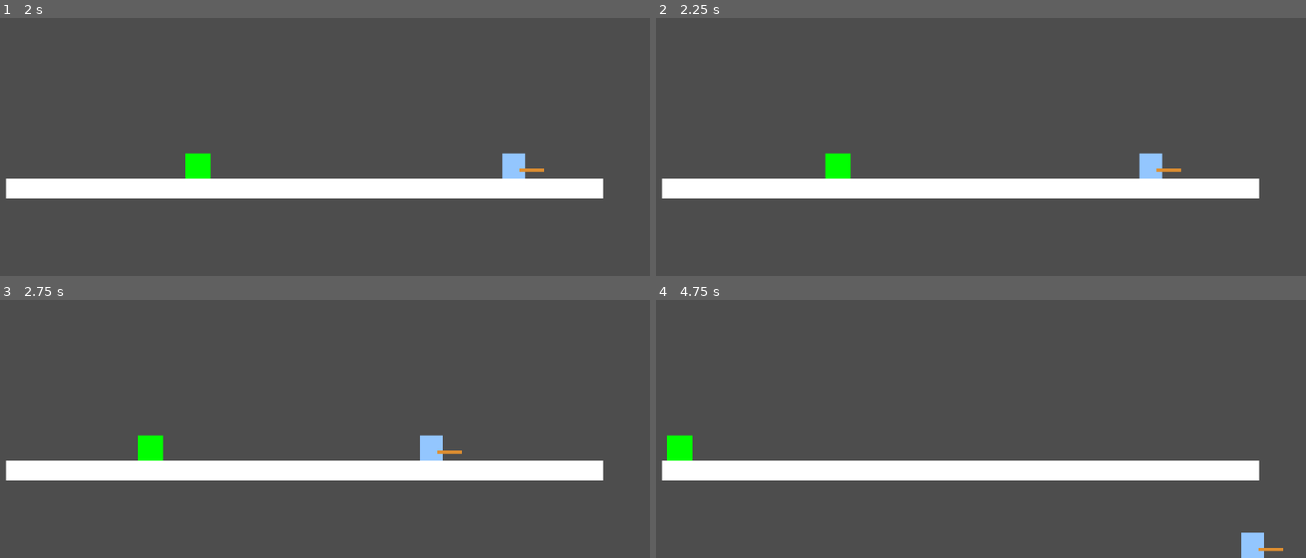
Above: before the commit, frames 1-4 (two rows, left to right).
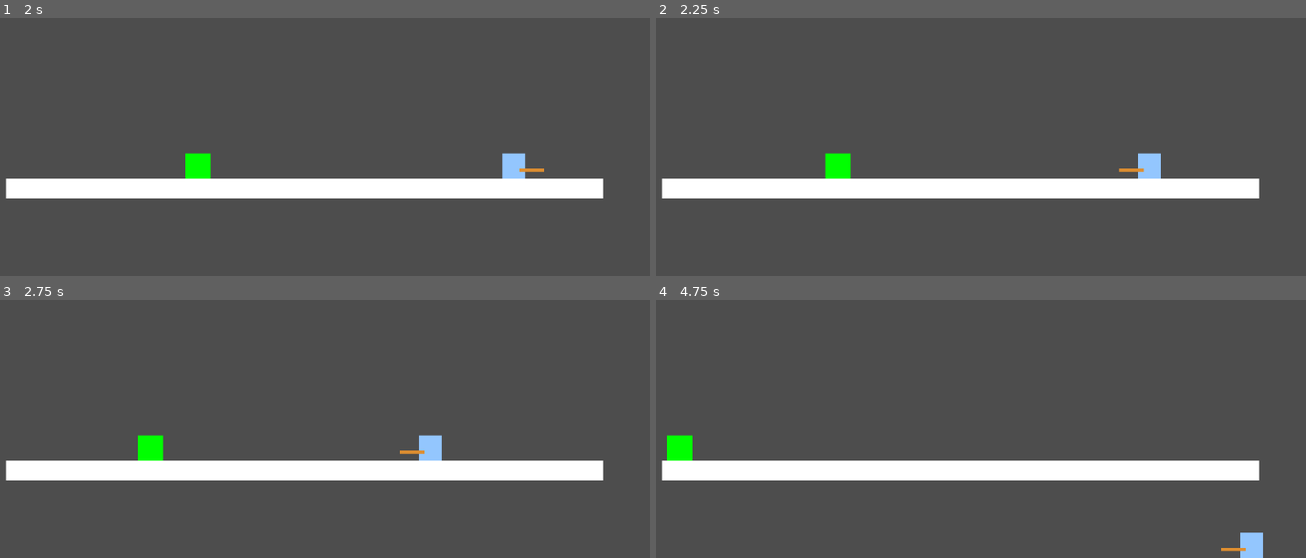
Above: after the commit, the same moments.

Repository: mlan225/NetherDeeper
Game: Godot game, scene res://scenes/dev_room.tscn
Two runs of this game, one before a commit and one after it. Both use one fixed random seed, a clock stepped at 60 frames per second and the inputs below.
Inputs:
- Up to frame 1 (2 s): hold D (right) from 0.53 s (still down); tap Space (jump) at 0.77, 1.52 s
- Up to frame 2 (2.25 s): release D (right) at 2.03 s; hold A (left) from 2.03 s (still down)
- Up to frame 3 (2.75 s): keep holding A (left)
- Up to frame 4 (4.75 s): release A (left) at 2.78 s; hold D (right) 2.78-4.28 s; tap Space (jump) at 3.02, 3.77, 4.52 s; hold A (left) from 4.28 s (still down)

Frame 1 is identical in both runs. In frame 2, 0.2% of the frame differs, in the area x 71-81%, y 52-63%; in frame 3, 0.1%; in frame 4, 0.1%.

Commit message:
[In progress] Create spawn manager and slime spawner
Starts slime spawn timer from spawn manager and log  a message each time timeout signal is reached

Diff:
--- a/components/enemy/enemy_hurtbox_component.gd
+++ b/components/enemy/enemy_hurtbox_component.gd
@@ -14,4 +14,5 @@
 
 func _on_hurt_area_entered(area: Area2D):
 	if area.is_in_group("player/hitbox"):
-		print("enemy hurtbox triggered!")
+		#TODO: Temp death mechanic, will replace with more functionality
+		enemy.queue_free()
--- /dev/null
+++ b/components/enemy/slime_spawner.gd
@@ -0,0 +1,39 @@
+class_name SlimeSpawner
+extends Node
+
+@export_category("Settings")
+@export_group("Enemy")
+@export var slime: PackedScene
+@export_group("SpawnBounds")
+@export var left_bound: Node2D
+@export var right_bound: Node2D
+@export_group("Spawner Settings")
+@export var max_spawn_count: int = 10
+@export var respawn_time: float = 0.9
+@export var current_spawn_count: int = 0
+@export var spawner_active: bool = false
+
+var slime_spawn_timer: Timer
+
+func _ready() -> void:
+	#Create timer
+	slime_spawn_timer = Timer.new()
+	slime_spawn_timer.name = "SlimeSpawnTimer"
+	add_child(slime_spawn_timer)
+
+	#configure timer
+	slime_spawn_timer.wait_time = 0.5
+	slime_spawn_timer.one_shot = false
+
+	#connect signal to a function
+	slime_spawn_timer.timeout.connect(_on_spawn_timer_timeout)
+
+func StartSpawner() -> void:
+	slime_spawn_timer.start()
+	spawner_active = true
+
+func StopSpawner() -> void:
+	slime_spawn_timer.stop()
+
+func _on_spawn_timer_timeout():
+	print("0.5 seconds passed! Restarting...")
--- /dev/null
+++ b/components/enemy/spawn_manager.gd
@@ -0,0 +1,13 @@
+class_name SpawnManagerComponent
+extends Node
+
+@export_category("Nodes")
+@export var slime_spawner: SlimeSpawner
+
+@export_subgroup("Settings")
+@export var max_enemy_count: int = 10
+@export var can_spawn_enemies = true
+
+func _process(delta: float) -> void:
+	if not slime_spawner.spawner_active:
+		slime_spawner.StartSpawner()
--- a/components/player/movement_component.gd
+++ b/components/player/movement_component.gd
@@ -3,6 +3,7 @@
 
 @export_subgroup("Nodes")
 @export var body: CharacterBody2D
+@export var body_container: Node2D
 @export_subgroup("Settings")
 @export var speed: float = 200.0
 
@@ -17,4 +18,9 @@
 		if input_direction == 1.0 or input_direction == -1.0:
 			_direction = input_direction
 
+		if(body.velocity.x < 0):
+			body_container.scale.x = -1
+		elif(body.velocity.x > 0):
+			body_container.scale.x = 1
+
 		body.velocity.x = _direction * speed
--- a/components/player/test_weapon.tscn
+++ b/components/player/test_weapon.tscn
@@ -3,7 +3,7 @@
 [ext_resource type="Script" uid="uid://ddjksoo7pswlc" path="res://components/player/player_weapon_hurtbox_component.gd" id="1_m1hkl"]
 
 [sub_resource type="RectangleShape2D" id="RectangleShape2D_i58ob"]
-size = Vector2(45, 9)
+size = Vector2(33, 9)
 
 [node name="TestWeapon" type="Node2D" unique_id=1837368558]
 
@@ -17,7 +17,7 @@
 collision_mask = 4
 
 [node name="CollisionShape2D" type="CollisionShape2D" parent="Hitbox" unique_id=980113327]
-position = Vector2(19.5, 2.5)
+position = Vector2(25.5, 2.5)
 shape = SubResource("RectangleShape2D_i58ob")
 
 [node name="PlayerWeaponHurtboxComponent" type="Node" parent="." unique_id=1014165921 node_paths=PackedStringArray("hitbox")]
--- a/player/test_player/player.tscn
+++ b/player/test_player/player.tscn
@@ -13,10 +13,21 @@
 collision_layer = 2
 script = ExtResource("1_uuyl5")
 
-[node name="ColorRect" type="ColorRect" parent="." unique_id=303779873]
-offset_right = 36.0
-offset_bottom = 40.0
+[node name="playerContainer" type="Node2D" parent="." unique_id=78327811]
+position = Vector2(17, 19)
+
+[node name="ColorRect" type="ColorRect" parent="playerContainer" unique_id=303779873]
+offset_left = -17.0
+offset_top = -19.0
+offset_right = 19.0
+offset_bottom = 21.0
 color = Color(0.57762194, 0.7774347, 0.9934501, 1)
+metadata/_edit_use_anchors_ = true
+
+[node name="WeaponSlot" type="Node2D" parent="playerContainer" unique_id=319194030]
+position = Vector2(10, 5)
+
+[node name="TestWeapon" parent="playerContainer/WeaponSlot" unique_id=1837368558 instance=ExtResource("5_7qp7k")]
 
 [node name="CollisionShape2D" type="CollisionShape2D" parent="." unique_id=516053795]
 position = Vector2(18, 20.5)
@@ -27,17 +38,13 @@
 player = NodePath("..")
 metadata/_custom_type_script = "uid://8ftkkhnrmuuw"
 
-[node name="MovementComponent" type="Node" parent="." unique_id=668508620 node_paths=PackedStringArray("body")]
+[node name="MovementComponent" type="Node" parent="." unique_id=668508620 node_paths=PackedStringArray("body", "body_container")]
 script = ExtResource("3_55wyy")
 body = NodePath("..")
+body_container = NodePath("../playerContainer")
 metadata/_custom_type_script = "uid://dhdob6tcv8tu4"
 
 [node name="JumpComponent" type="Node" parent="." unique_id=2116430225 node_paths=PackedStringArray("player")]
 script = ExtResource("4_4ejnq")
 player = NodePath("..")
 metadata/_custom_type_script = "uid://chth5otgebyeo"
-
-[node name="WeaponSlot" type="Node2D" parent="." unique_id=319194030]
-position = Vector2(27, 24)
-
-[node name="TestWeapon" parent="WeaponSlot" unique_id=1837368558 instance=ExtResource("5_7qp7k")]
--- a/project.godot
+++ b/project.godot
@@ -10,13 +10,14 @@
 
 [application]
 
-config/name="NetherDeeper"
+config/name="SpudsDuds"
 run/main_scene="uid://c3s7viippuc3h"
 config/features=PackedStringArray("4.6", "Forward Plus")
 config/icon="res://icon.svg"
 
 [display]
 
+window/size/initial_position_type=3
 window/vsync/vsync_mode=2
 
 [input]
--- a/scenes/dev_room.tscn
+++ b/scenes/dev_room.tscn
@@ -3,6 +3,8 @@
 [ext_resource type="Script" uid="uid://b4o2gsbxiqdjn" path="res://components/enemy/enemy_boundry_component.gd" id="1_4ospm"]
 [ext_resource type="PackedScene" uid="uid://cfqmmglqjitys" path="res://player/test_player/player.tscn" id="1_p6lu6"]
 [ext_resource type="PackedScene" uid="uid://cev57jx7o41jq" path="res://enemy/slime/slime.tscn" id="2_4napq"]
+[ext_resource type="Script" uid="uid://dse1rg3m5bcq0" path="res://components/enemy/spawn_manager.gd" id="4_ynnkj"]
+[ext_resource type="Script" uid="uid://cydnpnmmti1bf" path="res://components/enemy/slime_spawner.gd" id="5_7lvt2"]
 
 [sub_resource type="RectangleShape2D" id="RectangleShape2D_2hjlt"]
 size = Vector2(943, 31)
@@ -56,3 +58,12 @@
 
 [node name="Slime" parent="." unique_id=2070157828 instance=ExtResource("2_4napq")]
 position = Vector2(579, 392)
+
+[node name="SpawnManagerComponent" type="Node" parent="." unique_id=188893678 node_paths=PackedStringArray("slime_spawner")]
+script = ExtResource("4_ynnkj")
+slime_spawner = NodePath("../SlimeSpawner")
+metadata/_custom_type_script = "uid://dse1rg3m5bcq0"
+
+[node name="SlimeSpawner" type="Node" parent="." unique_id=1944092177]
+script = ExtResource("5_7lvt2")
+metadata/_custom_type_script = "uid://cydnpnmmti1bf"
Not shown, added: components/enemy/slime_spawner.gd.uid
Not shown, added: components/enemy/spawn_manager.gd.uid
